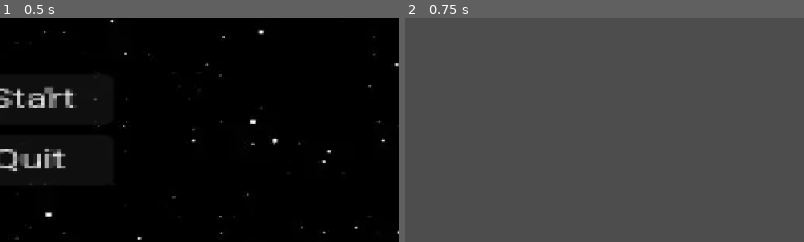
Above: before the commit, frames 1-2 (left to right).
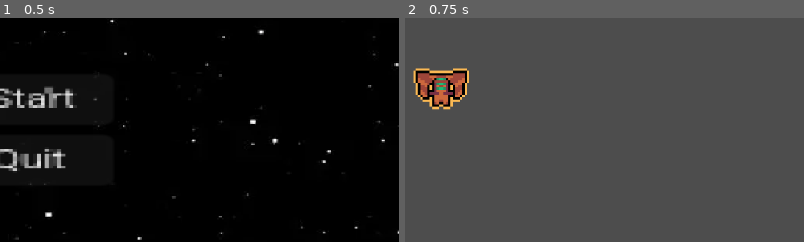
Above: after the commit, the same moments.

Repository: NucleoFusion/Doomzdayz
Game: Godot game, scene res://MenuScene/main_menu.tscn
Same seed, same stepped clock (60 frames per second), same inputs: the game is played once before the commit and once after it.
Inputs:
- Up to frame 1 (0.5 s): no input
- Up to frame 2 (0.75 s): click "Start" at 0.5 s
The pictures show only the part of the screen within x 46-96%, y 35-85%; the shares and areas given below are measured in that part.

Frame 1 is identical in both runs. In frame 2, 2.1% of the frame differs, in the area x 2-17%, y 22-42%.

Commit message:
adding character sprite and collision shape

Diff:
--- a/GameScene/game_scene.tscn
+++ b/GameScene/game_scene.tscn
@@ -1,6 +1,11 @@
-[gd_scene format=3 uid="uid://lhhtjnowqo7m"]
+[gd_scene load_steps=2 format=3 uid="uid://lhhtjnowqo7m"]
+
+[ext_resource type="PackedScene" uid="uid://brnermo6y7owo" path="res://PlayerScene/player.tscn" id="1_crkrh"]
 
 [node name="GameScene" type="Node2D"]
 
+[node name="Player" parent="." instance=ExtResource("1_crkrh")]
+position = Vector2(583, 326)
+
 [node name="Camera2D" type="Camera2D" parent="."]
 position = Vector2(579, 328)
--- a/PlayerScene/player.tscn
+++ b/PlayerScene/player.tscn
@@ -1,3 +1,130 @@
-[gd_scene format=3 uid="uid://brnermo6y7owo"]
+[gd_scene load_steps=19 format=3 uid="uid://brnermo6y7owo"]
+
+[ext_resource type="Texture2D" uid="uid://eqvnk27jb7gc" path="res://PlayerScene/assets/Pickup Icon - Engines - Burst Engine.png" id="1_vgxth"]
+
+[sub_resource type="AtlasTexture" id="AtlasTexture_v644h"]
+atlas = ExtResource("1_vgxth")
+region = Rect2(0, 0, 32, 32)
+
+[sub_resource type="AtlasTexture" id="AtlasTexture_2fhv2"]
+atlas = ExtResource("1_vgxth")
+region = Rect2(32, 0, 32, 32)
+
+[sub_resource type="AtlasTexture" id="AtlasTexture_qdg52"]
+atlas = ExtResource("1_vgxth")
+region = Rect2(64, 0, 32, 32)
+
+[sub_resource type="AtlasTexture" id="AtlasTexture_glv1l"]
+atlas = ExtResource("1_vgxth")
+region = Rect2(96, 0, 32, 32)
+
+[sub_resource type="AtlasTexture" id="AtlasTexture_ni1wl"]
+atlas = ExtResource("1_vgxth")
+region = Rect2(128, 0, 32, 32)
+
+[sub_resource type="AtlasTexture" id="AtlasTexture_1gvby"]
+atlas = ExtResource("1_vgxth")
+region = Rect2(160, 0, 32, 32)
+
+[sub_resource type="AtlasTexture" id="AtlasTexture_1d4oh"]
+atlas = ExtResource("1_vgxth")
+region = Rect2(192, 0, 32, 32)
+
+[sub_resource type="AtlasTexture" id="AtlasTexture_oysw1"]
+atlas = ExtResource("1_vgxth")
+region = Rect2(224, 0, 32, 32)
+
+[sub_resource type="AtlasTexture" id="AtlasTexture_wjk1f"]
+atlas = ExtResource("1_vgxth")
+region = Rect2(256, 0, 32, 32)
+
+[sub_resource type="AtlasTexture" id="AtlasTexture_ieujc"]
+atlas = ExtResource("1_vgxth")
+region = Rect2(288, 0, 32, 32)
+
+[sub_resource type="AtlasTexture" id="AtlasTexture_0ye22"]
+atlas = ExtResource("1_vgxth")
+region = Rect2(320, 0, 32, 32)
+
+[sub_resource type="AtlasTexture" id="AtlasTexture_pu5so"]
+atlas = ExtResource("1_vgxth")
+region = Rect2(352, 0, 32, 32)
+
+[sub_resource type="AtlasTexture" id="AtlasTexture_k55ge"]
+atlas = ExtResource("1_vgxth")
+region = Rect2(384, 0, 32, 32)
+
+[sub_resource type="AtlasTexture" id="AtlasTexture_57plj"]
+atlas = ExtResource("1_vgxth")
+region = Rect2(416, 0, 32, 32)
+
+[sub_resource type="AtlasTexture" id="AtlasTexture_jt8jk"]
+atlas = ExtResource("1_vgxth")
+region = Rect2(448, 0, 32, 32)
+
+[sub_resource type="SpriteFrames" id="SpriteFrames_1dgtk"]
+animations = [{
+"frames": [{
+"duration": 1.0,
+"texture": SubResource("AtlasTexture_v644h")
+}, {
+"duration": 1.0,
+"texture": SubResource("AtlasTexture_2fhv2")
+}, {
+"duration": 1.0,
+"texture": SubResource("AtlasTexture_qdg52")
+}, {
+"duration": 1.0,
+"texture": SubResource("AtlasTexture_glv1l")
+}, {
+"duration": 1.0,
+"texture": SubResource("AtlasTexture_ni1wl")
+}, {
+"duration": 1.0,
+"texture": SubResource("AtlasTexture_1gvby")
+}, {
+"duration": 1.0,
+"texture": SubResource("AtlasTexture_1d4oh")
+}, {
+"duration": 1.0,
+"texture": SubResource("AtlasTexture_oysw1")
+}, {
+"duration": 1.0,
+"texture": SubResource("AtlasTexture_wjk1f")
+}, {
+"duration": 1.0,
+"texture": SubResource("AtlasTexture_ieujc")
+}, {
+"duration": 1.0,
+"texture": SubResource("AtlasTexture_0ye22")
+}, {
+"duration": 1.0,
+"texture": SubResource("AtlasTexture_pu5so")
+}, {
+"duration": 1.0,
+"texture": SubResource("AtlasTexture_k55ge")
+}, {
+"duration": 1.0,
+"texture": SubResource("AtlasTexture_57plj")
+}, {
+"duration": 1.0,
+"texture": SubResource("AtlasTexture_jt8jk")
+}],
+"loop": true,
+"name": &"default",
+"speed": 5.0
+}]
+
+[sub_resource type="CircleShape2D" id="CircleShape2D_kmkkr"]
+radius = 37.855
 
 [node name="Player" type="Node2D"]
+
+[node name="CharacterBody2D" type="CharacterBody2D" parent="."]
+
+[node name="AnimatedSprite2D" type="AnimatedSprite2D" parent="CharacterBody2D"]
+scale = Vector2(3.36364, 3.45)
+sprite_frames = SubResource("SpriteFrames_1dgtk")
+
+[node name="CollisionShape2D" type="CollisionShape2D" parent="CharacterBody2D"]
+shape = SubResource("CircleShape2D_kmkkr")
--- a/project.godot
+++ b/project.godot
@@ -11,8 +11,8 @@
 [application]
 
 config/name="Doomzdayz"
-run/main_scene="uid://bn8ewy7mohhq3"
-config/features=PackedStringArray("4.4", "Mobile")
+run/main_scene="res://MenuScene/main_menu.tscn"
+config/features=PackedStringArray("4.3", "Mobile")
 config/icon="res://icon.svg"
 
 [dotnet]
Not shown: 1 places in MenuScene/main_menu.tscn that only renumber resources
Binary file added: PlayerScene/assets/Pickup Icon - Engines - Burst Engine.png
Not shown, added: PlayerScene/assets/Pickup Icon - Engines - Burst Engine.png.import
Not shown, changed: font/Roboto/Roboto-VariableFont_wdth,wght.ttf.import
